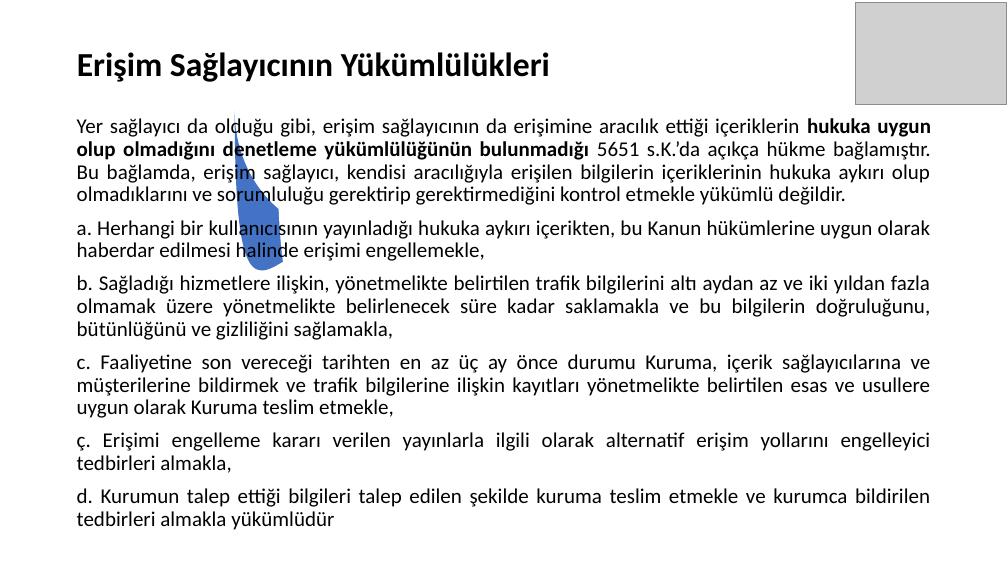
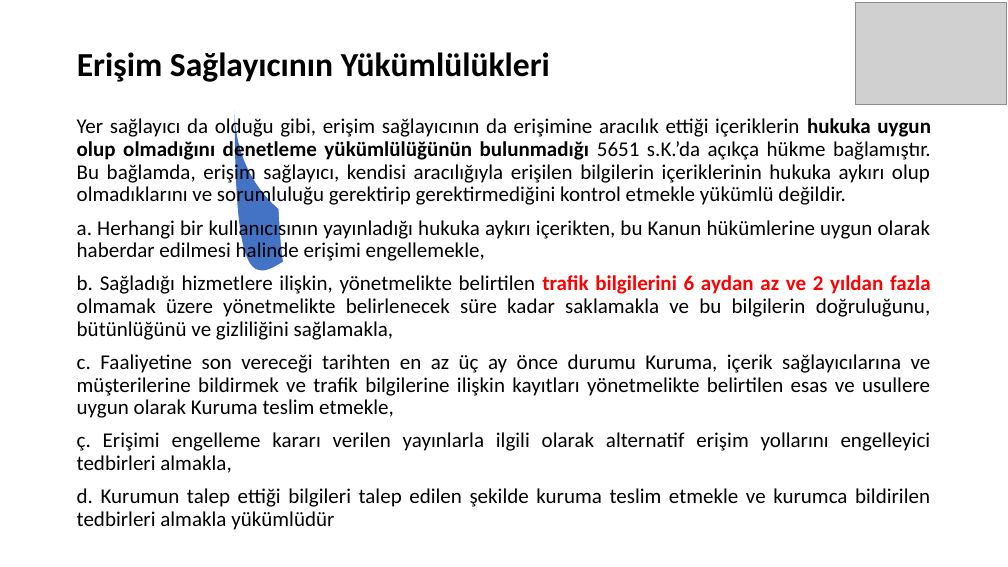
Before and after one commit to SevdanurGENC/IT-Law-Lecture-Notes, a slide deck: slide 13 of Bilisim-Hukuku/05. Bolum - BilisimHukuku.ppt. Drawn at 1008x567 pixels with LibreOffice and Linux fonts; fonts in the diff are those of the drawing; grey boxes stand for pictures. Boxes give left, top, right and bottom in pixels: in the first picture for what was removed or moved away, otherwise in the second. Text is boxed around its words. In the diff, an @@ line names an element or a change of style, - is before the commit and + after.

```diff
--- a/Bilisim-Hukuku/05. Bolum - BilisimHukuku.ppt
+++ b/Bilisim-Hukuku/05. Bolum - BilisimHukuku.ppt
@@ text at bbox=[77, 275, 931, 340]: text changed @@
-b. Sağladığı hizmetlere ilişkin, yönetmelikte belirtilen trafik bilgilerini altı aydan az ve iki yıldan fazla olmamak üzere yönetmelikte belirlenecek süre kadar saklamakla ve bu bilgilerin doğruluğunu, bütünlüğünü ve gizliliğini sağlamakla,
+b. Sağladığı hizmetlere ilişkin, yönetmelikte belirtilen trafik bilgilerini 6 aydan az ve 2 yıldan fazla olmamak üzere yönetmelikte belirlenecek süre kadar saklamakla ve bu bilgilerin doğruluğunu, bütünlüğünü ve gizliliğini sağlamakla,
```
Also in this commit, not shown: 10 other slides changed.
